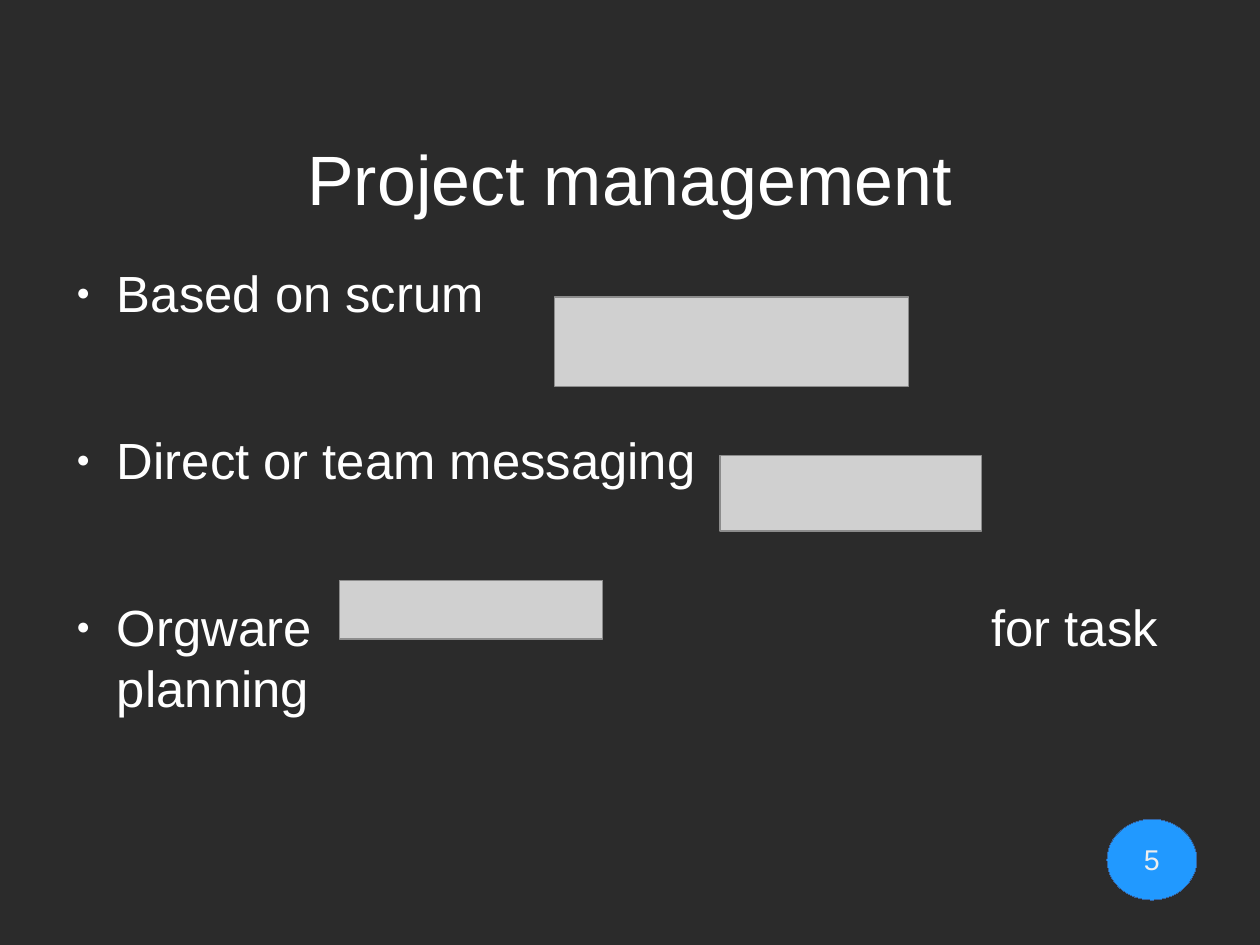
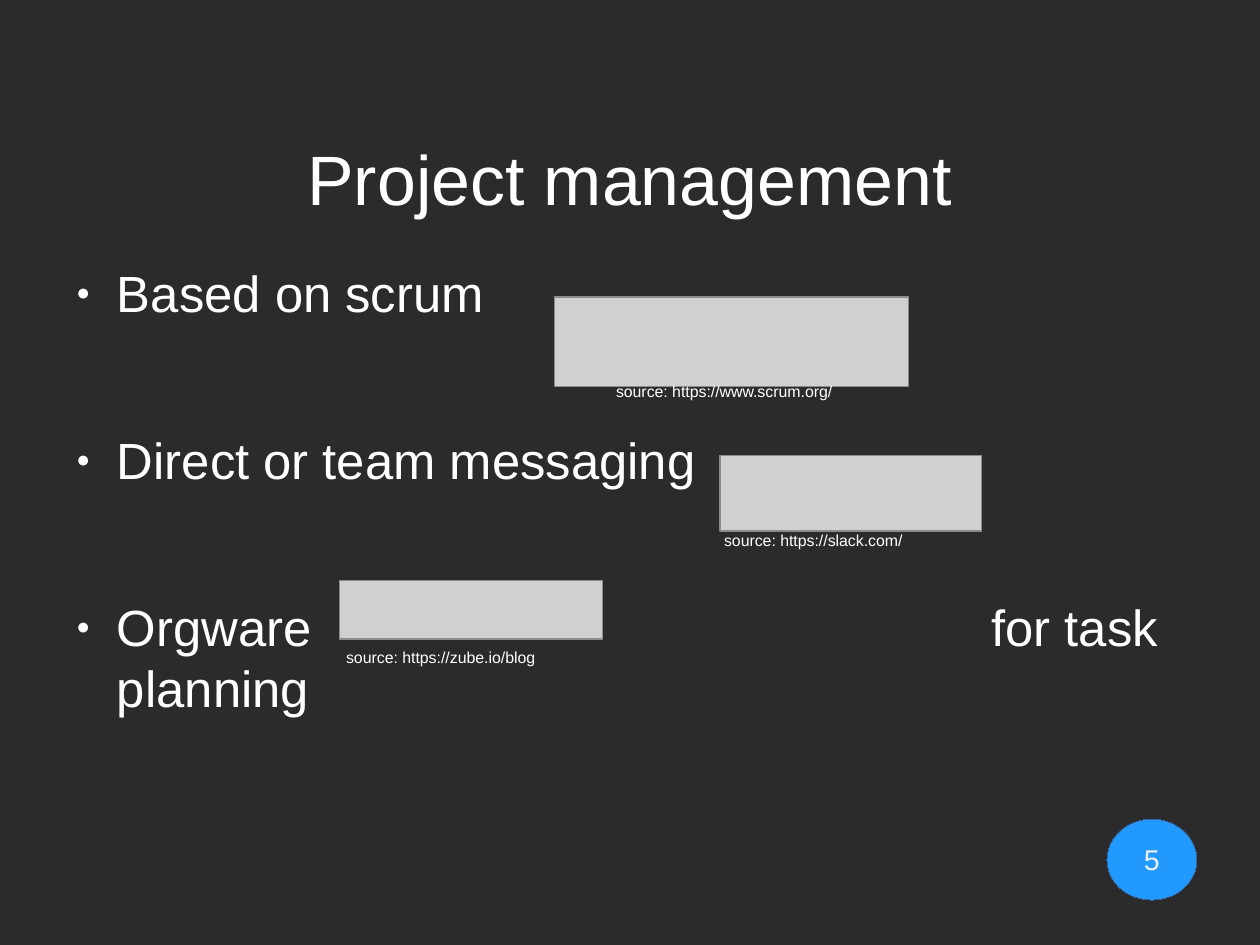
Before and after one commit to Geopras/IdeaWatcher, a slide deck: slide 5 of presentation/bassbiene.odp. Drawn at 1260x945 pixels with LibreOffice and Linux fonts; fonts in the diff are those of the drawing; grey boxes stand for pictures; background and template pictures are left out; a plain dark background stands for a picture behind light text. Boxes give left, top, right and bottom in pixels: in the first picture for what was removed or moved away, otherwise in the second. Text is boxed around its words. In the diff, an @@ line names an element or a change of style, - is before the commit and + after.

```diff
--- a/presentation/bassbiene.odp
+++ b/presentation/bassbiene.odp
@@ text added at box(616, 384, 832, 401), 10 pt, text #FFFFFF @@
+source: https://www.scrum.org/
@@ text added at box(724, 534, 902, 550), 10 pt, text #FFFFFF @@
+source: https://slack.com/
@@ text added at box(346, 651, 535, 667), 10 pt, text #FFFFFF @@
+source: https://zube.io/blog
```
Also in this commit, not shown: 3 other slides changed, 1 slide added, 1 slide removed.
